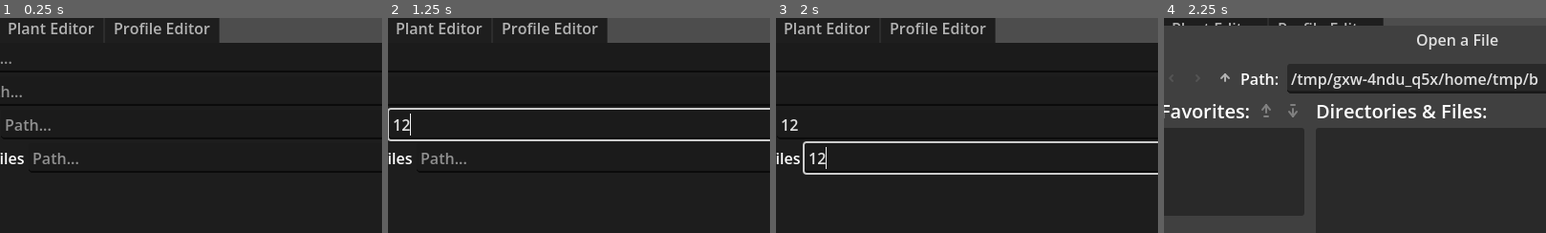
Above: before the commit, frames 1-4 (left to right).
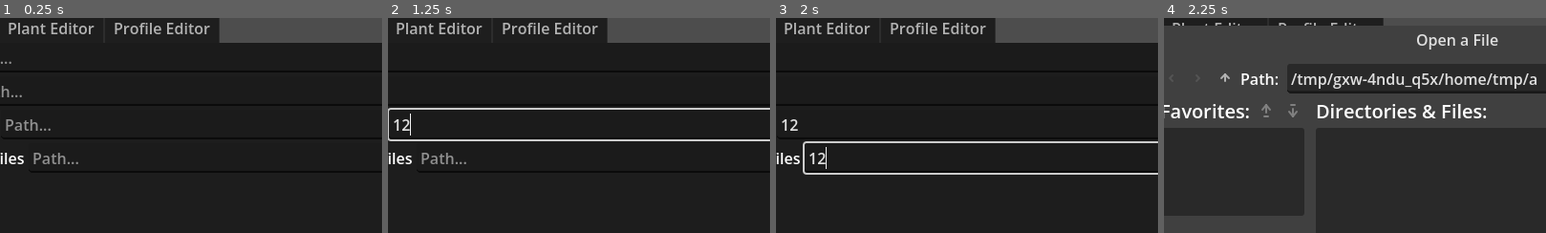
Above: after the commit, the same moments.

Repository: Selinoccino/MDCC_tools
Game: Godot game, scene res://main.tscn
Same seed, same stepped clock (60 frames per second), same inputs: the game is played once before the commit and once after it.
Inputs (mouse positions are % of the whole screen's width and height, from its top left):
- Up to frame 1 (0.25 s): no input
- Up to frame 2 (1.25 s): click (49, 10) at 0.52 s; type "12" at 0.6 s; click (50, 18) at 0.75 s; type "12" at 0.83 s; click (51, 26) at 0.98 s; type "12" at 1.07 s
- Up to frame 3 (2 s): click (53, 34) at 1.27 s; type "12" at 1.35 s
- Up to frame 4 (2.25 s): click "Browse" at 2 s
The pictures show only the part of the screen within x 12-62%, y 1-51%; the shares and areas given below are measured in that part.

Frames 1-3 are identical in both runs. In frame 4, less than 0.1% of the frame differs, in the area x 95-98%, y 25-32%.

Commit message:
fix deleting data

Diff:
--- a/profile_field_container.gd
+++ b/profile_field_container.gd
@@ -61,7 +61,7 @@
 
 	var nb := Button.new()
 	nb.text = "Delete"
-	nb.pressed.connect(field.removeData.bind(d))
+	nb.pressed.connect(onDeletePressed.bind(nl))
 
 
 	vb.size_flags_horizontal = Control.SIZE_EXPAND_FILL
@@ -88,6 +88,9 @@
 func dataChanged(idx:int, tl:TextEdit) -> void:
 	field.setData(idx, tl.text)
 
+func onDeletePressed(tedit:TextEdit) -> void:
+	field.removeData(tedit.text)
+
 func _on_add_pressed() -> void:
 	#addData("")
 	field.addData("")
